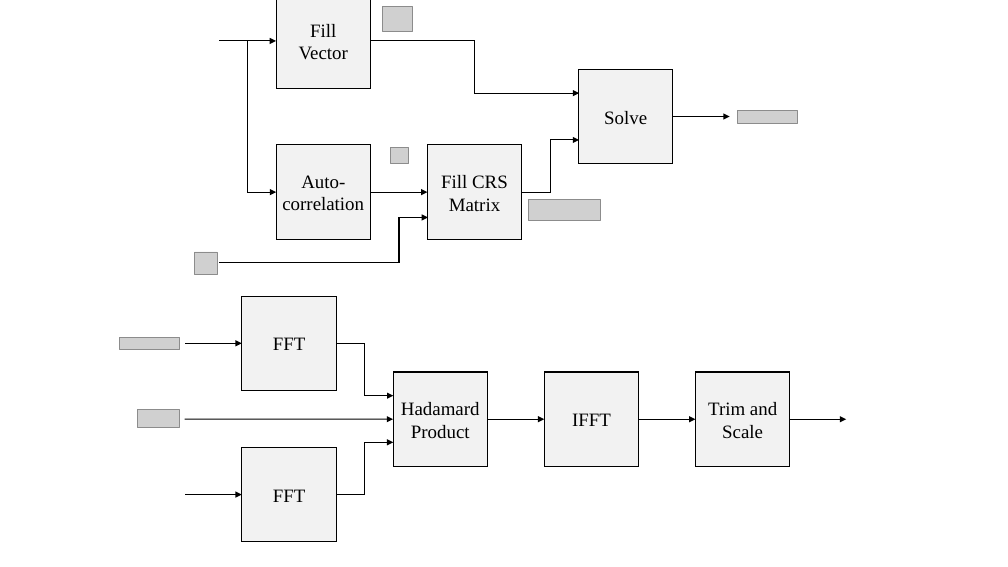
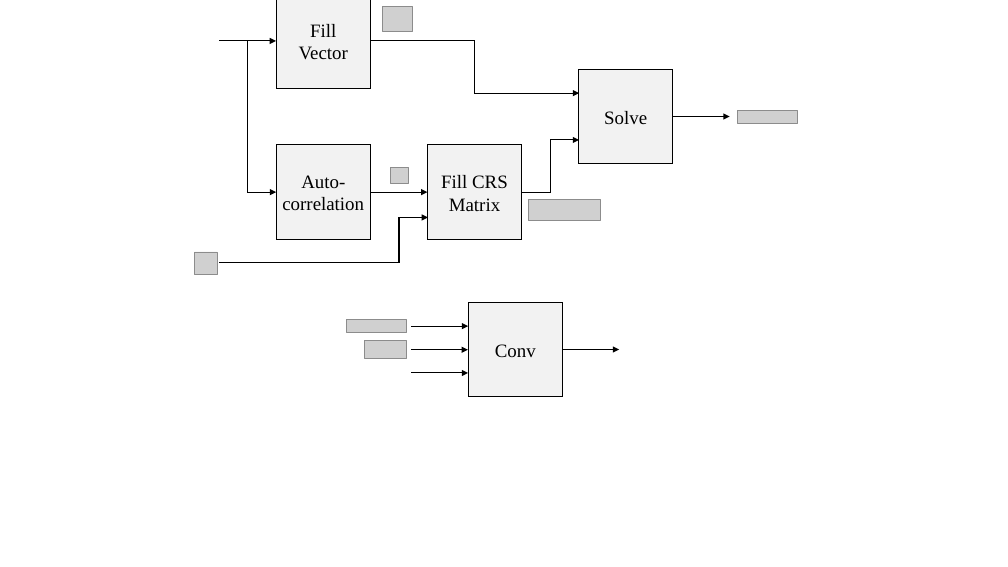
Before and after one commit to jravert88/Thesis, a slide deck: slide 4 of figures/eq_GPUimplementation/GPUimpPower.pptx. Drawn at 1008x567 pixels with LibreOffice and Linux fonts; fonts in the diff are those of the drawing; grey boxes stand for pictures; background and template pictures are left out. Boxes give left, top, right and bottom in pixels: in the first picture for what was removed or moved away, otherwise in the second. Text is boxed around its words. In the diff, an @@ line names an element or a change of style, - is before the commit and + after.

```diff
--- a/figures/eq_GPUimplementation/GPUimpPower.pptx
+++ b/figures/eq_GPUimplementation/GPUimpPower.pptx
@@ picture: place and size @@
-picture at <box>391,147,409,163</box>
+picture at <box>390,167,408,183</box>
@@ picture: place and size @@
-picture at <box>119,337,179,350</box>
+picture at <box>347,320,407,333</box>
@@ arrow moved from (185, 495) - (242, 495) to (411, 326) - (468, 326) @@
@@ rectangle added at <box>468,302,563,397</box>, fill #F2F2F2, outline #000000 1 pt, 18 pt, text #000000 @@
+Conv
@@ picture: place and size @@
-picture at <box>138,410,180,427</box>
+picture at <box>364,341,407,358</box>
@@ arrow moved from (185, 343) - (242, 343) to (411, 350) - (468, 350) @@
@@ arrow moved from (639, 420) - (696, 420) to (563, 349) - (619, 349) @@
@@ arrow moved from (488, 420) - (544, 420) to (411, 373) - (468, 373) @@
@@ group removed at <box>185,296,846,542</box>: 5 rectangles, 2 elbow arrows, 2 arrows @@
-FFT
-FFT
-Hadamard
-Product
-IFFT
-Trim and Scale
```
Also in this commit, not shown: 2 other slides changed, 44 other files.
